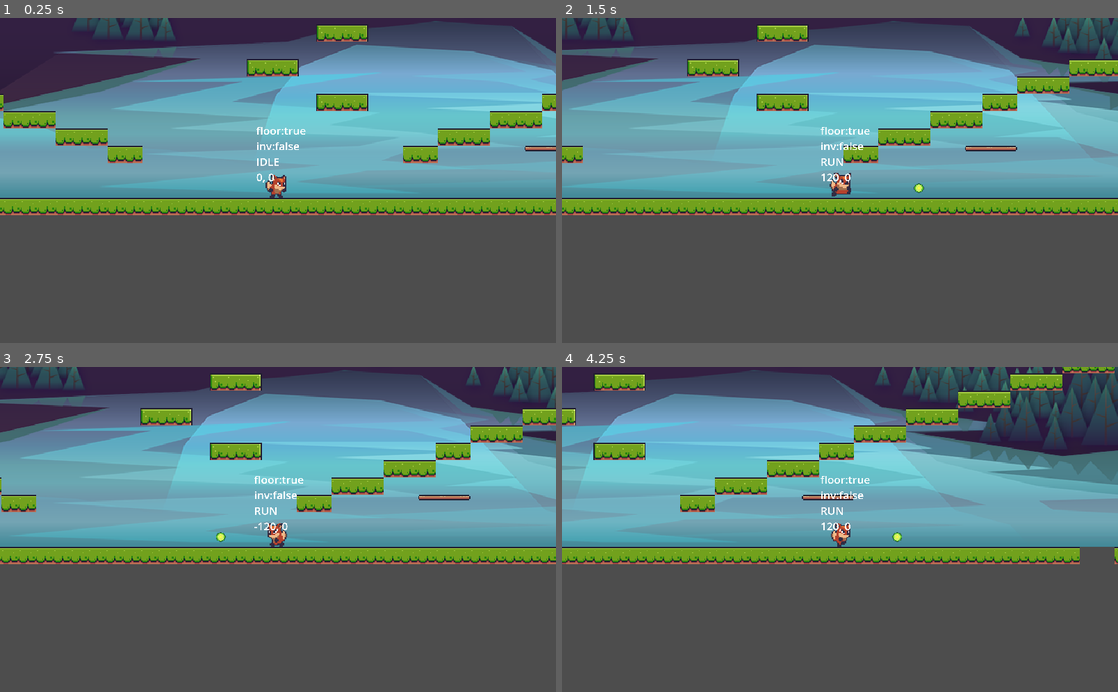
Above: before the commit, frames 1-4 (two rows, left to right).
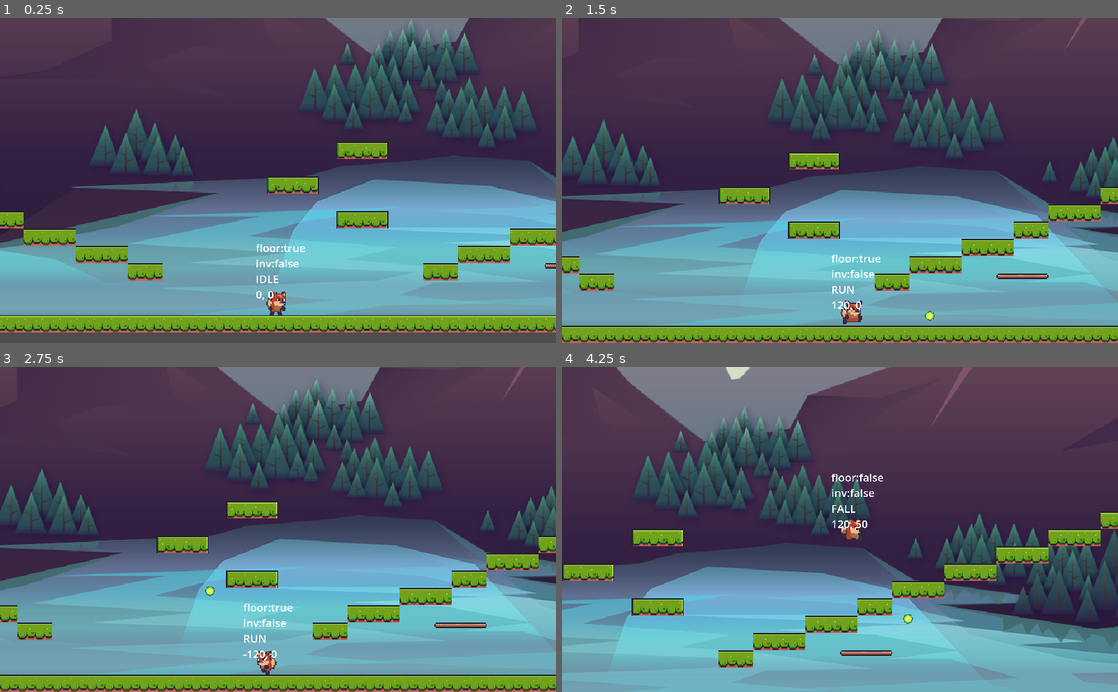
Above: after the commit, the same moments.

Repository: mattburro/Foxy-Antics
Game: Godot game, scene res://level_base/level_base.tscn
Same seed, same stepped clock (60 frames per second), same inputs: the game is played once before the commit and once after it. The project has no main scene, so this scene is started directly.
Inputs:
- Up to frame 1 (0.25 s): no input
- Up to frame 2 (1.5 s): hold D (right) from 0.53 s (still down); tap Shift (shoot) at 0.6, 1.35 s; tap Space (jump) at 0.77 s
- Up to frame 3 (2.75 s): tap Space (jump) at 1.52 s; release D (right) at 2.03 s; hold A (left) from 2.03 s (still down); tap Shift (shoot) at 2.1 s
- Up to frame 4 (4.25 s): release A (left) at 2.78 s; hold D (right) from 2.78 s (still down); tap Shift (shoot) at 2.85, 3.6 s; tap Space (jump) at 3.02, 3.77 s

The runs differ from the first frame. In frame 1, 92% of the frame differs, in the area x 0-100%, y 0-97%; in frame 2, 97%; in frame 3, 97%; in frame 4, 98%, in the area x 0-100%, y 0-100%.

Commit message:
Add camera limits and music

Diff:
--- a/level_base/level_base.tscn
+++ b/level_base/level_base.tscn
@@ -1,9 +1,10 @@
-[gd_scene load_steps=8 format=3 uid="uid://dihf6jl4gkunf"]
+[gd_scene load_steps=9 format=3 uid="uid://dihf6jl4gkunf"]
 
 [ext_resource type="Texture2D" uid="uid://dbo8s4c403geq" path="res://assets/tiles/Terrain (16x16).png" id="1_wbw04"]
 [ext_resource type="Script" path="res://level_base/level_base.gd" id="1_ymxc8"]
 [ext_resource type="PackedScene" uid="uid://cej83oxkncb8p" path="res://player_camera/player_camera.tscn" id="2_ack6v"]
 [ext_resource type="PackedScene" uid="uid://ct4e5uvs38fek" path="res://player/player.tscn" id="3_n875w"]
+[ext_resource type="AudioStream" uid="uid://cef6yfgwg2jkf" path="res://assets/sound/Flowing Rocks.ogg" id="6_hwgtw"]
 [ext_resource type="PackedScene" uid="uid://bs70q7uulv6fg" path="res://scrolling_background/scrolling_background.tscn" id="9_8y8bx"]
 
 [sub_resource type="TileSetAtlasSource" id="TileSetAtlasSource_lgf7u"]
@@ -572,14 +573,25 @@
 [node name="ScrollingBackground" parent="." instance=ExtResource("9_8y8bx")]
 
 [node name="TileMap" type="TileMap" parent="."]
+position = Vector2(0, -16)
 tile_set = SubResource("TileSet_b7d0n")
 format = 2
-layer_0/tile_data = PackedInt32Array(0, 458752, 0, 1, 458752 …(6816 unchanged characters)… -2162596, 458752, 0, -2162595, 458752, 0)
+layer_0/tile_data = PackedInt32Array(0, 458752, 0, 1, 458752 …(6816 unchanged characters)… -2162596, 458752, 0, -2162595, 458752, 0, -2162594, 458752, 0, -2228129, 458752, 0, -2228128, 458752, 0, -2228127, 458752, 0, -2293662, 458752, 0, -2293661, 458752, 0, -2293660, 458752, 0, -2359195, 458752, 0, -2359194, 458752, 0, -2359193, 458752, 0, -2424728, 458752, 0, -2424727, 458752, 0, -2424726, 458752, 0, -2490261, 458752, 0, -2490260, 458752, 0, -2490259, 458752, 0, -2555794, 458752, 0, -2555793, 458752, 0, -2555792, 458752, 0, -2621327, 458752, 0, -2621326, 458752, 0, -2621325, 458752, 0, -2686860, 458752, 0, -2686859, 458752, 0, -2686858, 458752, 0, -2752393, 458752, 0, -2752392, 458752, 0, -2752391, 458752, 0, -2817926, 458752, 0, -2817925, 458752, 0, -2817924, 458752, 0, -2883459, 458752, 0, -2883458, 458752, 0)
 
 [node name="PlayerCamera" parent="." instance=ExtResource("2_ack6v")]
 zoom = Vector2(2, 2)
+limit_top = -800
+limit_bottom = 0
+limit_smoothed = true
+position_smoothing_enabled = true
+position_smoothing_speed = 10.0
 
 [node name="Player" parent="." instance=ExtResource("3_n875w")]
-position = Vector2(13, -19)
+position = Vector2(-6, -57)
 
 [node name="Paths" type="Node" parent="."]
+
+[node name="Music" type="AudioStreamPlayer" parent="."]
+stream = ExtResource("6_hwgtw")
+volume_db = -10.0
+autoplay = true
Not shown, changed: assets/sound/Flowing Rocks.ogg.import
